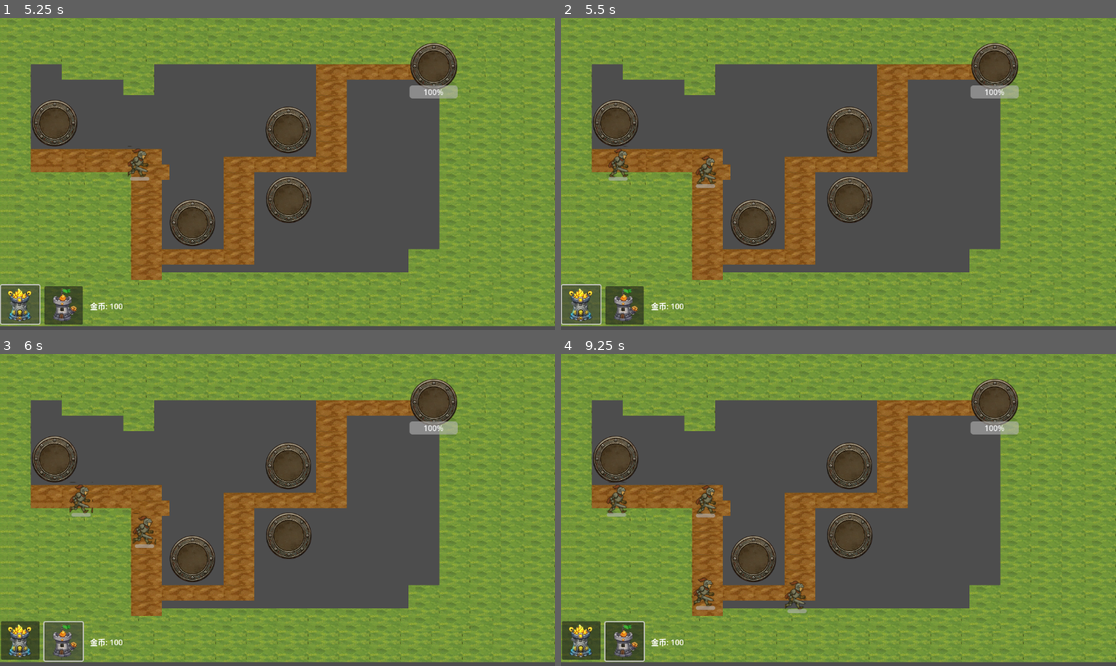
Above: before the commit, frames 1-4 (two rows, left to right).
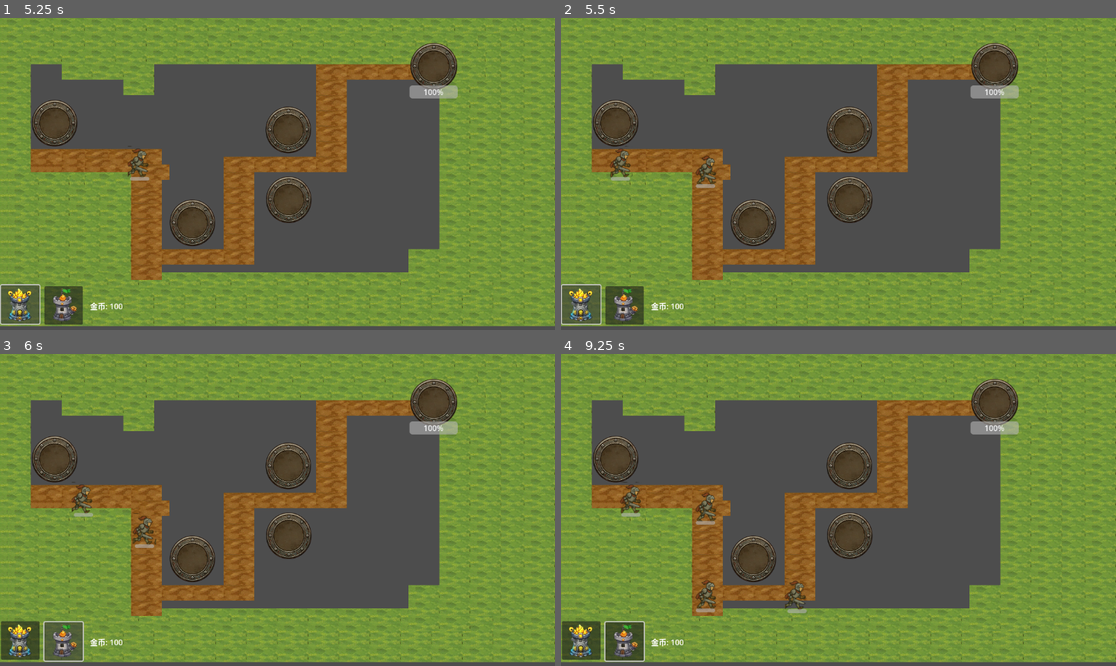
Above: after the commit, the same moments.

Repository: dependon/simpletowerdefense
Game: Godot game, scene res://scene/start_menu.tscn
Two runs of this game, one before a commit and one after it. Both use one fixed random seed, a clock stepped at 60 frames per second and the inputs below.
Inputs (mouse positions are in pixels of both pictures, inside the frame that each line leads up to):
- Up to frame 1 (5.25 s): click "开始游戏" at 0.5 s; click "关卡1" at 1.25 s; click (22, 305) at 2 s; click (22, 305) at 2.75 s; click (61, 305) at 3.5 s; click (61, 305) at 4.25 s; click (22, 305) at 5 s
- Up to frame 2 (5.5 s): no input
- Up to frame 3 (6 s): click (61, 641) at 5.75 s
- Up to frame 4 (9.25 s): move the mouse to (960, 494) at 6.52 s; click (960, 494) at 6.67 s; move the mouse to (727, 525) at 7.27 s; click (727, 525) at 7.42 s; move the mouse to (894, 441) at 8.02 s; click (894, 441) at 8.17 s; move the mouse to (810, 572) at 8.77 s; click (810, 572) at 8.92 s

Frame 1 is identical in both runs. In frame 2, 0.2% of the frame differs, in the area x 8-13%, y 41-53%; in frame 3, 0.2%; in frame 4, 1.0%, in the area x 8-28%, y 40-83%.

Commit message:
refactor(关卡系统): 重构关卡脚本以支持模块化配置
将关卡逻辑从具体实现中抽离，统一为可配置的参数，包括敌人生成间隔、最大敌人数等。简化了关卡管理逻辑，提高了代码的可维护性和扩展性。

Diff:
--- a/scene/enemy.gd
+++ b/scene/enemy.gd
@@ -5,7 +5,7 @@
 #移动速度
 @export var speed = 100
 #生命值
-@export var hp = 100
+@export var hp : float = 100
 #生命条
 var health_bar: ProgressBar
 
--- a/scene/level1.gd
+++ b/scene/level1.gd
@@ -1,40 +1,8 @@
 extends Node2D
 
-@onready var base = $Base
-var enemy_count = 0
-var total_enemies = 20  # 第一关的敌人总数
-var level_completed = false
-
-func _ready():
-	# 监听敌人被销毁的信号
-	get_tree().get_root().get_node("Main").enemy_spawn_timer = 0
-
-	# 设置敌人计数
-	enemy_count = get_tree().get_nodes_in_group("enemies").size()
-
-	# 每秒检查胜利条件
-	var timer = Timer.new()
-	timer.wait_time = 1.0
-	timer.timeout.connect(_check_victory_condition)
-	add_child(timer)
-	timer.start()
-
-func _check_victory_condition():
-	if level_completed:
-		return
-
-	# 获取当前存活的敌人数量
-	enemy_count = get_tree().get_nodes_in_group("enemies").size()
-
-	# 检查是否所有敌人都被消灭且基地存活
-	if enemy_count == 0 and base.current_health > 0:
-		level_completed = true
-		# 显示胜利消息
-		var victory_label = Label.new()
-		victory_label.text = "第一关通关！"
-		victory_label.position = Vector2(500, 300)
-		add_child(victory_label)
-
-		# 3秒后加载下一关
-		await get_tree().create_timer(3.0).timeout
-		get_tree().get_root().get_node("Main").load_level(2)
+@export var max_enemies = 20  # 第一关的最大敌人数量
+@export var enemy_speed = 100  # 敌人的移动速度
+@export var spawn_interval = 2.0  # 敌人生成间隔
+@export var min_spawn_interval = 0.1  # 最小生成间隔
+@export var spawn_interval_decrease = 0.1  # 每生成一个敌人减少的间隔时间
+@export var enemy_health : float = 1.01  # 怪物的初始血量倍率
--- a/scene/level1.tscn
+++ b/scene/level1.tscn
@@ -1,5 +1,6 @@
-[gd_scene load_steps=7 format=4 uid="uid://e7r6odb2v2rp"]
+[gd_scene load_steps=8 format=4 uid="uid://e7r6odb2v2rp"]
 
+[ext_resource type="Script" path="res://scene/level1.gd" id="1_qdukk"]
 [ext_resource type="PackedScene" uid="uid://bqjxvvxmxvxvx" path="res://scene/build_point.tscn" id="2_build"]
 [ext_resource type="Texture2D" uid="uid://dxydgvs3a5jnt" path="res://assets/map/map_7.png" id="2_yeu0p"]
 [ext_resource type="PackedScene" uid="uid://bw4q5xqy8n8yd" path="res://scene/base.tscn" id="3_base"]
@@ -4241,6 +4242,7 @@
 sources/0 = SubResource("TileSetAtlasSource_7uouo")
 
 [node name="Level1" type="Node2D"]
+script = ExtResource("1_qdukk")
 
 [node name="Path2D" type="Path2D" parent="."]
 curve = SubResource("Curve2D_1")
--- /dev/null
+++ b/scene/level2.gd
@@ -0,0 +1,8 @@
+extends Node2D
+
+@export var max_enemies = 30  # 第二关的最大敌人数量
+@export var enemy_speed = 150  # 敌人的移动速度
+@export var spawn_interval = 2.0  # 敌人生成间隔
+@export var min_spawn_interval = 0.3  # 最小生成间隔
+@export var spawn_interval_decrease = 0.05  # 每生成一个敌人减少的间隔时间
+@export var enemy_health : float = 1.05  # 怪物的初始血量倍率
--- a/scene/level2.tscn
+++ b/scene/level2.tscn
@@ -1,5 +1,6 @@
-[gd_scene load_steps=5 format=3 uid="uid://cjtic5ejsbh3i"]
+[gd_scene load_steps=6 format=3 uid="uid://cjtic5ejsbh3i"]
 
+[ext_resource type="Script" path="res://scene/level2.gd" id="1_dx2n0"]
 [ext_resource type="Texture2D" uid="uid://jv2rqd1gdsns" path="res://assets/map/map_2.png" id="1_rw8m2"]
 [ext_resource type="PackedScene" uid="uid://bqjxvvxmxvxvx" path="res://scene/build_point.tscn" id="2_build"]
 [ext_resource type="PackedScene" uid="uid://bw4q5xqy8n8yd" path="res://scene/base.tscn" id="3_base"]
@@ -11,6 +12,7 @@
 point_count = 8
 
 [node name="Level2" type="Node2D"]
+script = ExtResource("1_dx2n0")
 
 [node name="Background" type="Sprite2D" parent="."]
 position = Vector2(576, 324)
--- a/scene/main.gd
+++ b/scene/main.gd
@@ -51,13 +51,22 @@
 
 	var level_scene = level1_scene if level_number == 1 else level2_scene
 	current_level = level_scene.instantiate()
+
 	add_child(current_level)
 	current_level_path = current_level.get_node("Path2D")
+
+	# 从关卡脚本获取敌人生成参数
+	max_enemies = current_level.max_enemies
+	enemy_spawn_interval = current_level.spawn_interval
+	min_spawn_interval = current_level.min_spawn_interval
+	spawn_interval_decrease = current_level.spawn_interval_decrease
 
 	# 设置敌人生成点位置
 	var spawn_point = current_level.get_node("SpawnPoint")
 	if spawn_point:
 		current_level_path.curve.add_point(spawn_point.position)
+
+
 
 func _physics_process(delta):
 	enemy_spawn_timer += delta
